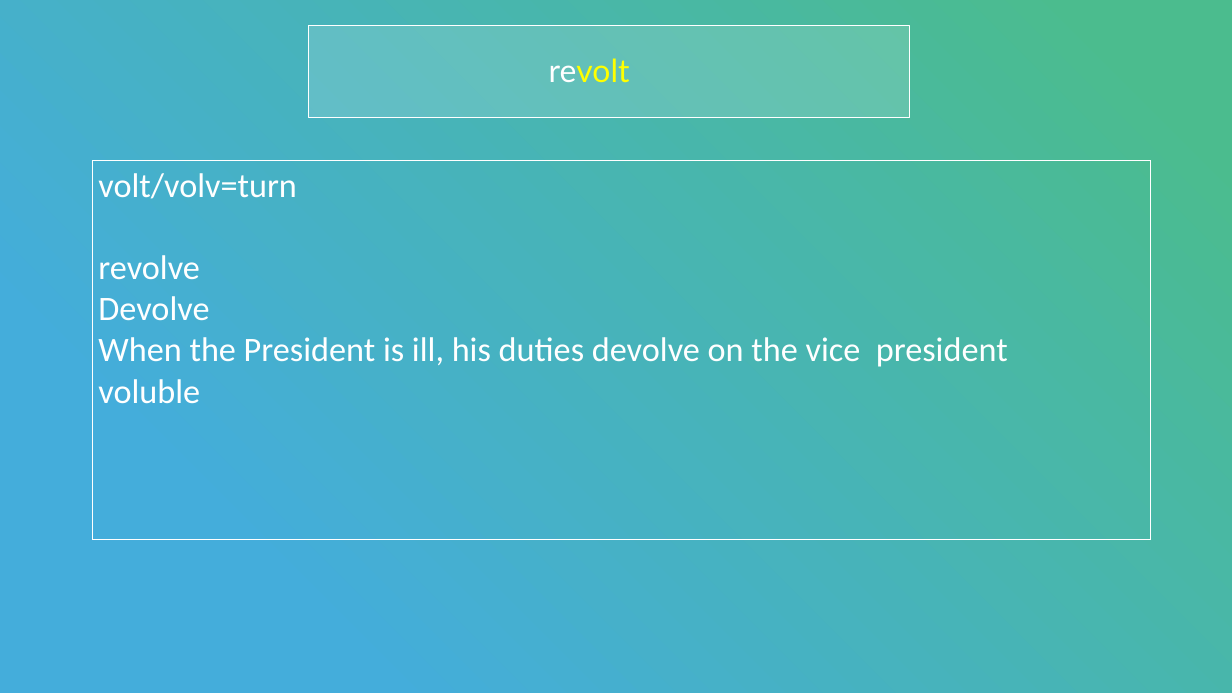
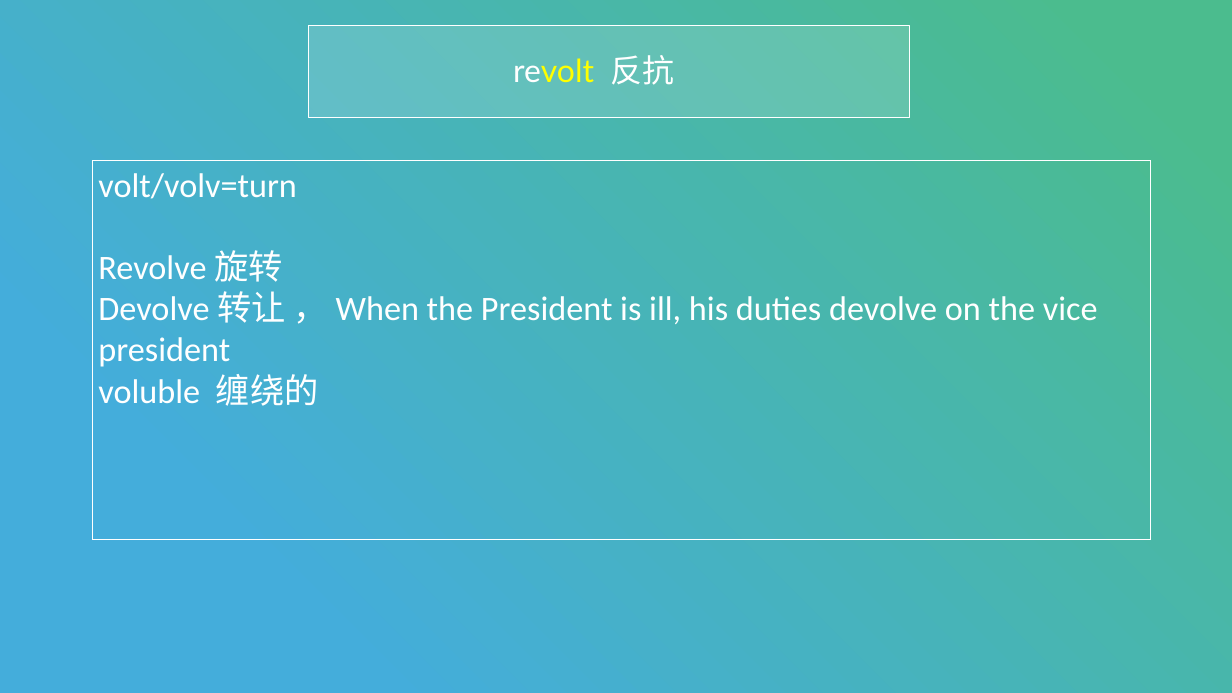
Before and after one commit to LukeLIN-web/toefl, a slide deck: slide 13 of yuedu/托福阅读第三讲-Rhetoric Purpose Questions - 副本.pptx. Drawn at 1232x693 pixels with LibreOffice and Linux fonts; fonts in the diff are those of the drawing. Boxes give left, top, right and bottom in pixels: in the first picture for what was removed or moved away, otherwise in the second. Text is boxed around its words. In the diff, an @@ line names an element or a change of style, - is before the commit and + after.

```diff
--- a/yuedu/托福阅读第三讲-Rhetoric Purpose Questions - 副本.pptx
+++ b/yuedu/托福阅读第三讲-Rhetoric Purpose Questions - 副本.pptx
@@ text at [513, 55, 674, 85]: text changed; text colour #FFFF00 to #FFFFFF @@
-revolt
+revolt 反抗
@@ text in rectangle at [98, 250, 1098, 406]: text changed @@
-revolve
-Devolve
-When the President is ill, his duties devolve on the vice president
-voluble
+Revolve 旋转
+Devolve 转让 ， When the President is ill, his duties devolve on the vice president
+voluble 缠绕的
```
Also in this commit, not shown: 3 other slides changed, 9 other files.
